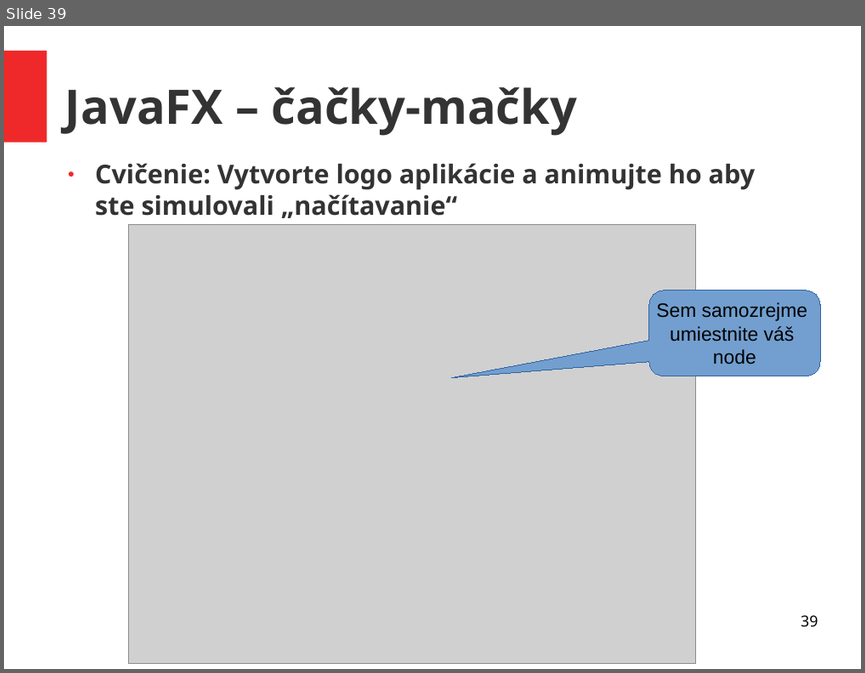
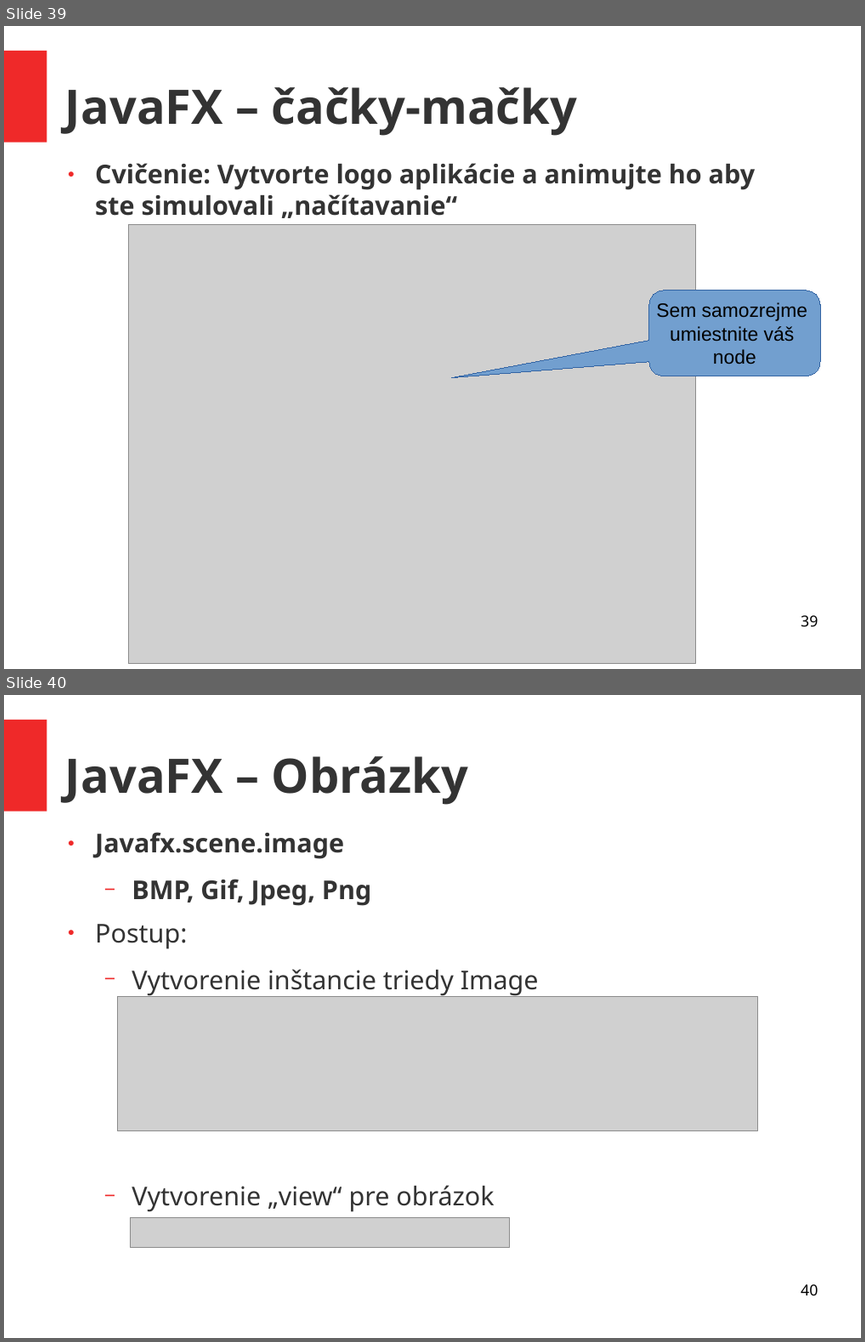
Before and after one commit to ukf-michalkohutek/prezentacia, a slide deck: seminar2.odp. Shown one above the other, each under a label of ours: slide 39 before the commit, slides 39 and 40 after it. The pictures are 865x673 and 865x1342 pixels, drawn with LibreOffice and Linux fonts; fonts in the diff are those of the drawing; grey boxes stand for pictures. Boxes give left, top, right and bottom in pixels: in the first picture for what was removed or moved away, otherwise in the second. Text is boxed around its words. In the diff, an @@ line names an element or a change of style, - is before the commit and + after.

```diff
--- a/seminar2.odp
+++ b/seminar2.odp
@@ slide 40 added at bbox=[4, 695, 861, 1338], background #FFFFFF; not listed: 1 template element that a slide beside it also shows @@
@@ title added at bbox=[65, 756, 469, 805], 44 pt, text #333333, bold @@
+JavaFX – Obrázky
@@ text added at bbox=[95, 832, 539, 1212], 24 pt, text #333333 @@
+● Javafx.scene.image
+  − BMP, Gif, Jpeg, Png
+● Postup:
+  − Vytvorenie inštancie triedy Image
+  − Vytvorenie „view“ pre obrázok
@@ picture added at bbox=[118, 997, 758, 1130] @@
@@ picture added at bbox=[131, 1217, 510, 1247] @@
@@ page number added at bbox=[800, 1284, 817, 1295], 14 pt, text #000000 @@
+40
```
Also in this commit, not shown: 8 other slides added, 1 other file.
